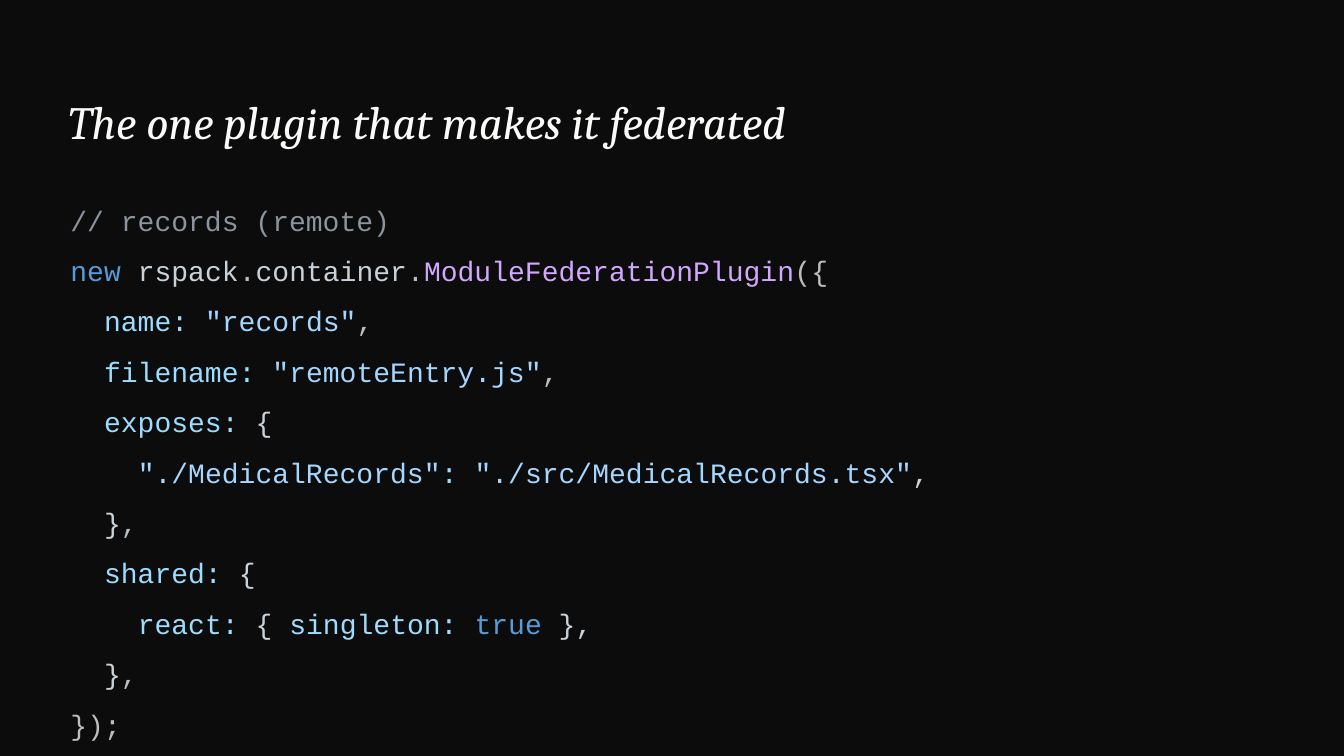
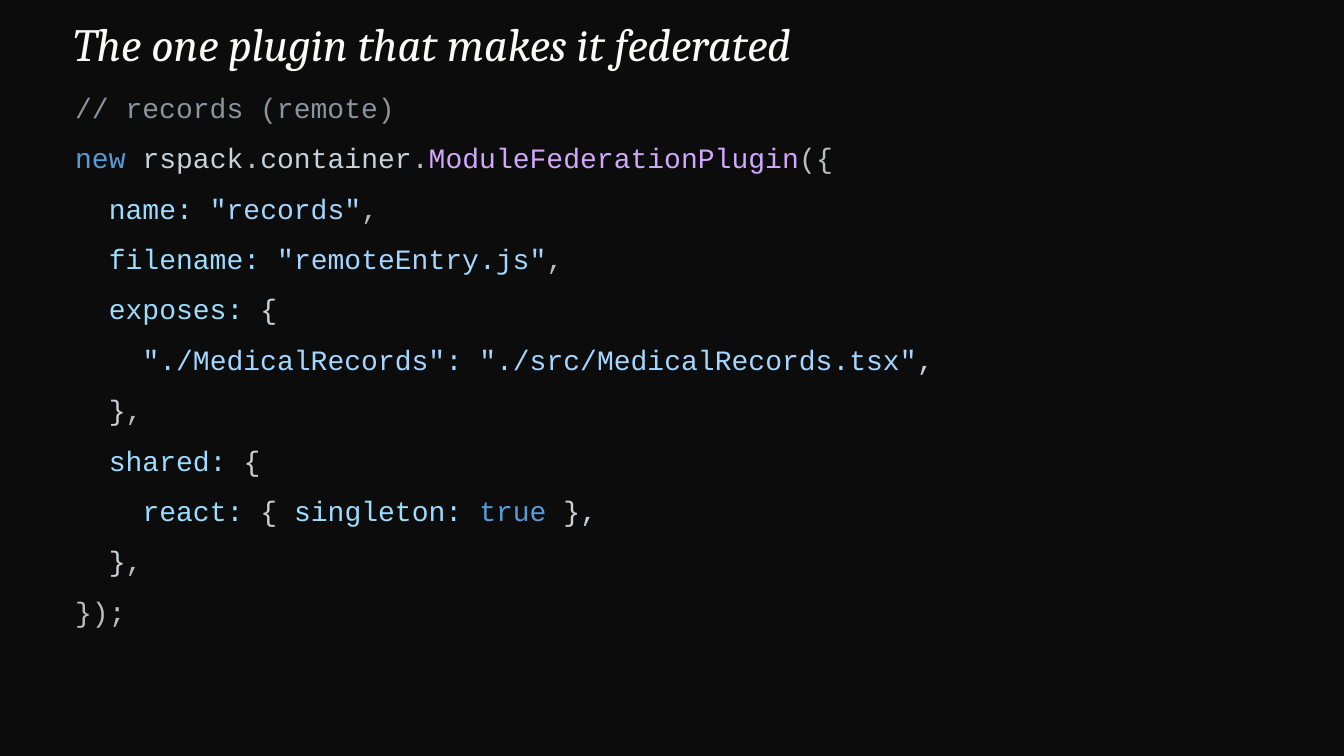
Before and after one commit to devlinduldulao/module-federation-demo, a slide deck: slide 21 of presentation/module-federation.pptx (slide 24 before the commit). Drawn at 1344x756 pixels with LibreOffice and Linux fonts; fonts in the diff are those of the drawing. Boxes give left, top, right and bottom in pixels: in the first picture for what was removed or moved away, otherwise in the second. Text is boxed around its words. In the diff, an @@ line names an element or a change of style, - is before the commit and + after.

```diff
--- a/presentation/module-federation.pptx
+++ b/presentation/module-federation.pptx
@@ text "The one plugin that makes ...": place and size @@
-text "The one plugin that makes ..." at [68,106,786,149]
+text "The one plugin that makes ..." at [73,28,791,71]
@@ text "// records (remote)": place and size @@
-text "// records (remote)" at [70,211,930,640]
+text "// records (remote)" at [75,98,934,527]
```
Also in this commit, not shown: 11 other slides changed, 6 slides removed, 25 other files.
